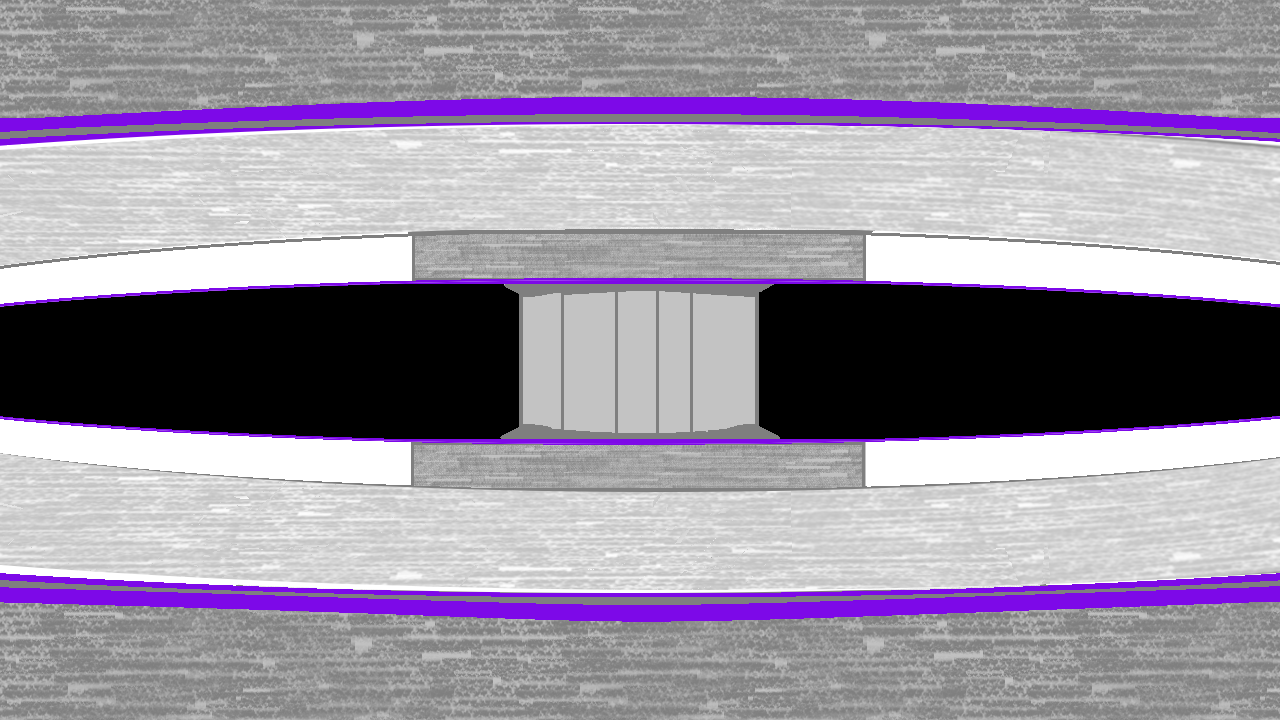
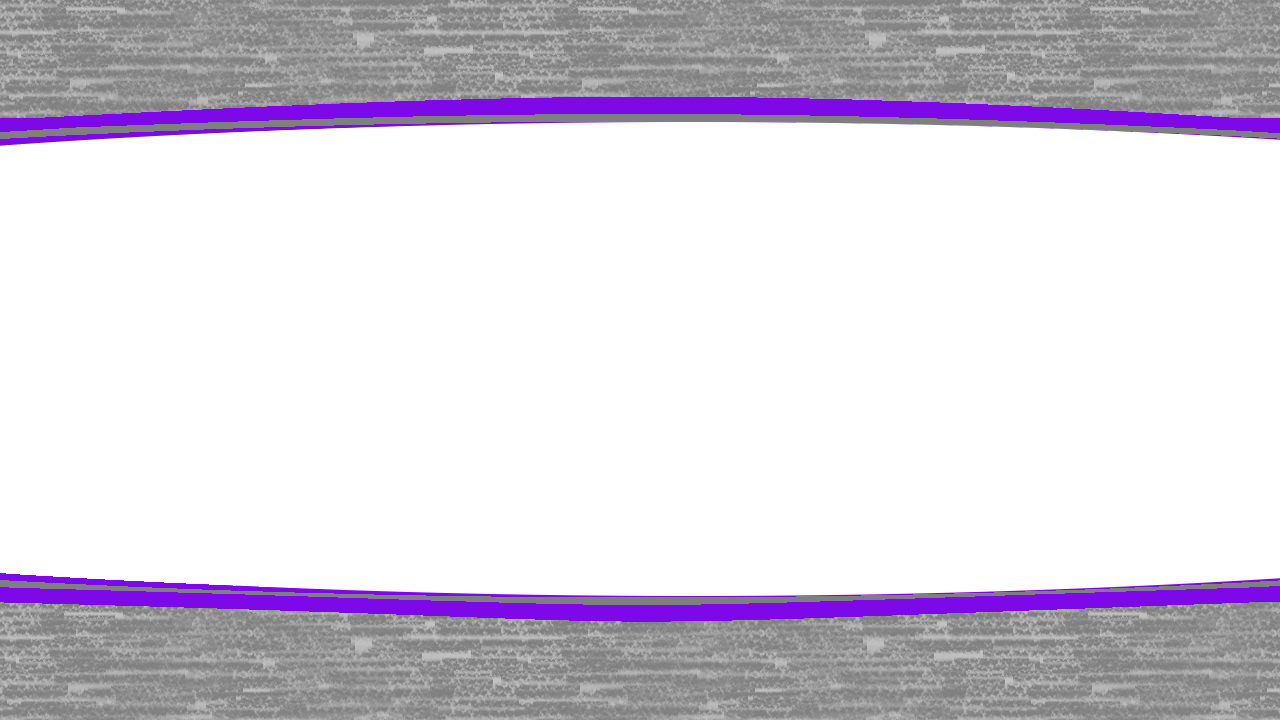
Two versions of the same layered image (1280 x 720). Layer-by-layer changes:
painted on "Pasted Layer #4" over [0, 122, 1280, 596]
hid "Pasted Layer #3" over [0, 227, 1280, 492]
hid "Pasted Layer #5" over [0, 445, 1280, 596]
hid "Pasted Layer" over [0, 122, 1280, 275]
hid "Pasted Layer #2" over [0, 280, 1280, 444]
hid "Pasted Layer #1" over [0, 125, 1280, 594]
hid "360_tex_Template.png" over [0, 122, 1280, 596]
